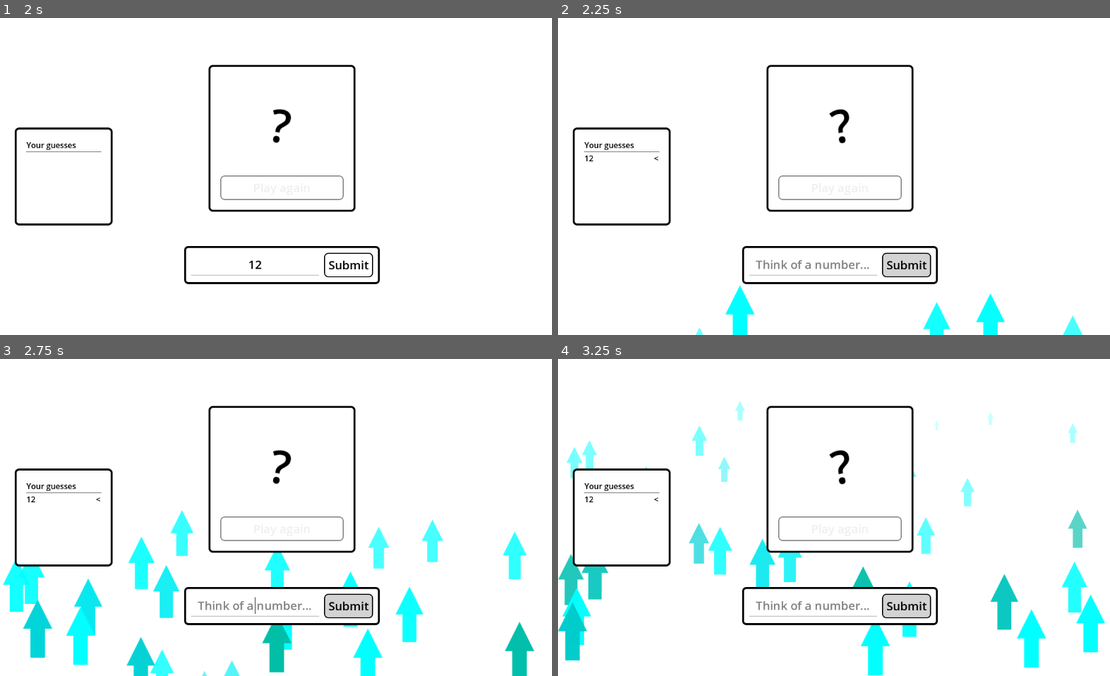
Above: before the commit, frames 1-4 (two rows, left to right).
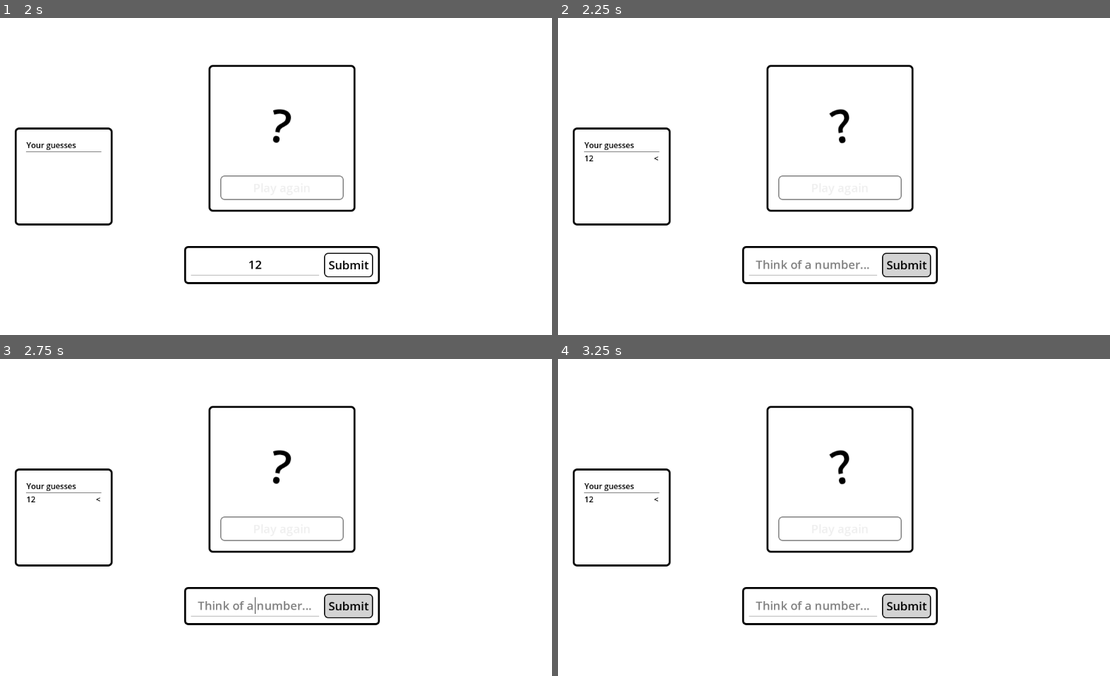
Above: after the commit, the same moments.

Repository: phrasmotica/think-of-a-number
Game: Godot game, scene res://scenes/main_menu.tscn
The game is run twice, just before and just after one commit, with the same random seed, the same clock (stepped at 60 frames per second) and the same inputs. Sound files missing from this copy of the repository are replaced by a short silence.
Inputs (mouse positions are in pixels of both pictures, inside the frame that each line leads up to):
- Up to frame 1 (2 s): click "Play" at 0.5 s; click (253, 265) at 1.27 s; type "12" at 1.35 s
- Up to frame 2 (2.25 s): click "Submit" at 2 s
- Up to frame 3 (2.75 s): no input
- Up to frame 4 (3.25 s): click "Submit" at 2.75 s

Frame 1 is identical in both runs. In frame 2, 1.2% of the frame differs, in the area x 24-96%, y 84-100%; in frame 3, 7.1%, in the area x 0-97%, y 47-100%; in frame 4, 6.4%.

Commit message:
Allow disabling particle effects in RevealPanel script

Diff:
--- a/scenes/game.tscn
+++ b/scenes/game.tscn
@@ -183,6 +183,7 @@
 
 [node name="RevealPanel" parent="GameManager/CanvasLayer/CenterContainer3" node_paths=PackedStringArray("tick_particles") instance=ExtResource("4_tv6jw")]
 layout_mode = 2
+enable_particles = false
 tick_particles = NodePath("../../TickParticles")
 
 [connection signal="accept_guess" from="GameManager" to="GameManager/CanvasLayer/CenterContainer/MarginContainer/AnswerPanel" method="_on_game_manager_accept_guess"]
@@ -196,8 +197,8 @@
 [connection signal="game_won" from="GameManager" to="GameManager/CanvasLayer/CenterContainer/MarginContainer/AnswerPanel" method="_on_game_manager_game_won"]
 [connection signal="game_won" from="GameManager" to="GameManager/CanvasLayer/CenterContainer3/RevealPanel" method="_on_game_manager_game_won"]
 [connection signal="guessed_high" from="GameManager" to="MusicManager" method="_on_game_manager_guessed_high"]
-[connection signal="guessed_high" from="GameManager" to="GameManager/CanvasLayer/DownArrowParticles" method="_on_game_manager_guessed_high"]
-[connection signal="guessed_low" from="GameManager" to="GameManager/CanvasLayer/UpArrowParticles" method="_on_game_manager_guessed_low"]
+[connection signal="guessed_high" from="GameManager" to="GameManager/CanvasLayer/CenterContainer3/RevealPanel" method="_on_game_manager_guessed_high"]
+[connection signal="guessed_low" from="GameManager" to="GameManager/CanvasLayer/CenterContainer3/RevealPanel" method="_on_game_manager_guessed_low"]
 [connection signal="submit_answer" from="GameManager/CanvasLayer/CenterContainer/MarginContainer/AnswerPanel" to="GameManager" method="_on_answer_panel_submit_answer"]
 [connection signal="game_restarted" from="GameManager/CanvasLayer/CenterContainer3/RevealPanel" to="MusicManager" method="_on_reveal_panel_game_restarted"]
 [connection signal="game_restarted" from="GameManager/CanvasLayer/CenterContainer3/RevealPanel" to="GameManager" method="_on_reveal_panel_game_restarted"]
--- a/scripts/arrow_particles.gd
+++ b/scripts/arrow_particles.gd
@@ -1,5 +1,5 @@
 @tool
-extends GPUParticles2D
+class_name ArrowParticles extends GPUParticles2D
 
 enum ArrowDirection { DOWN, UP, }
 
@@ -30,9 +30,3 @@
 		func():
 			emitting = false
 	)
-
-func _on_game_manager_guessed_high():
-	release()
-
-func _on_game_manager_guessed_low():
-	release()
--- a/scripts/reveal_panel.gd
+++ b/scripts/reveal_panel.gd
@@ -1,5 +1,14 @@
 @tool
 extends PanelContainer
+
+@export
+var enable_particles := true
+
+@export
+var up_arrow_particles: ArrowParticles
+
+@export
+var down_arrow_particles: ArrowParticles
 
 @export
 var tick_particles: GPUParticles2D
@@ -36,12 +45,13 @@
 
     play_again_button.disabled = false
 
-    tick_particles.emitting = true
+    if enable_particles:
+        tick_particles.emitting = true
 
-    get_tree().create_timer(1).timeout.connect(
-        func():
-            tick_particles.emitting = false
-    )
+        get_tree().create_timer(1).timeout.connect(
+            func():
+                tick_particles.emitting = false
+        )
 
 func _on_game_manager_game_won():
     finish()
@@ -61,3 +71,11 @@
     print("Centering secret label pivot")
 
     secret_label.pivot_offset = secret_label.size / 2
+
+func _on_game_manager_guessed_high():
+    if enable_particles:
+        up_arrow_particles.release()
+
+func _on_game_manager_guessed_low():
+    if enable_particles:
+        down_arrow_particles.release()
